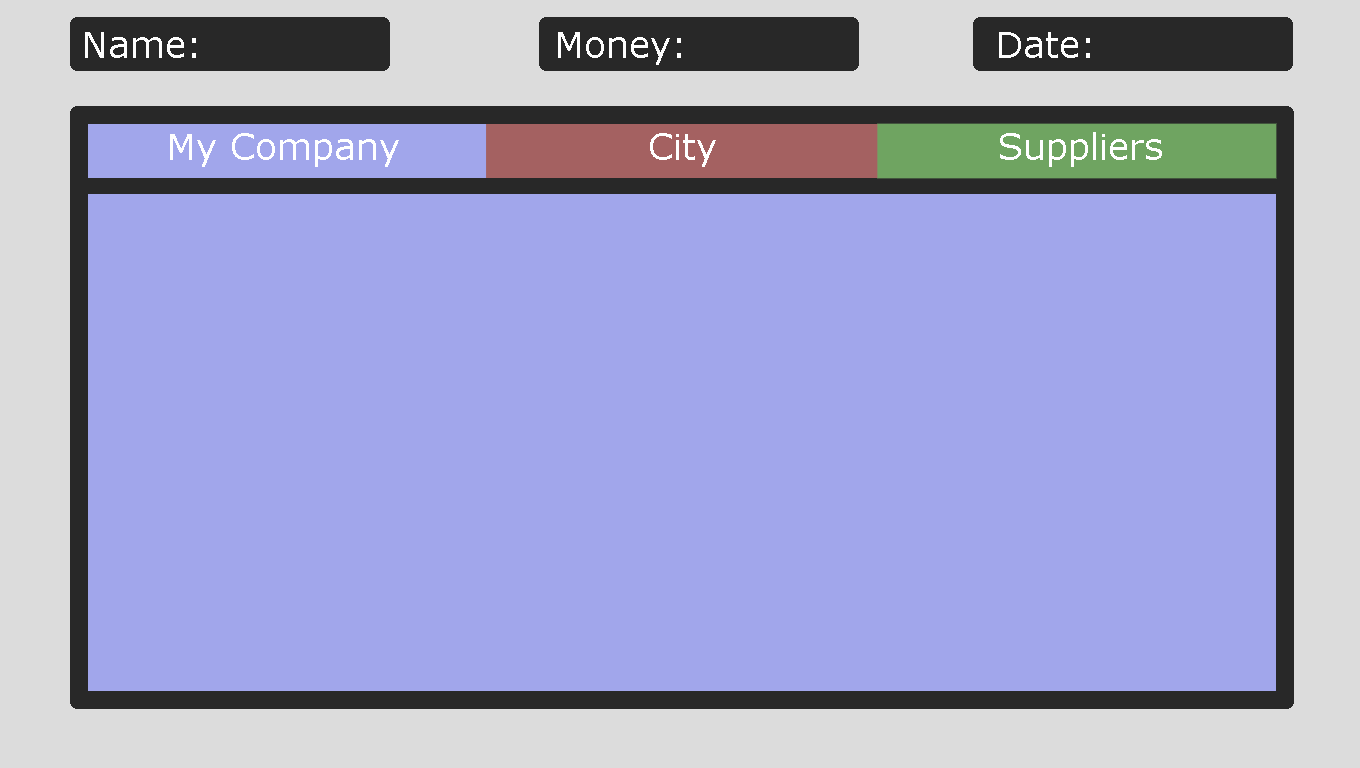
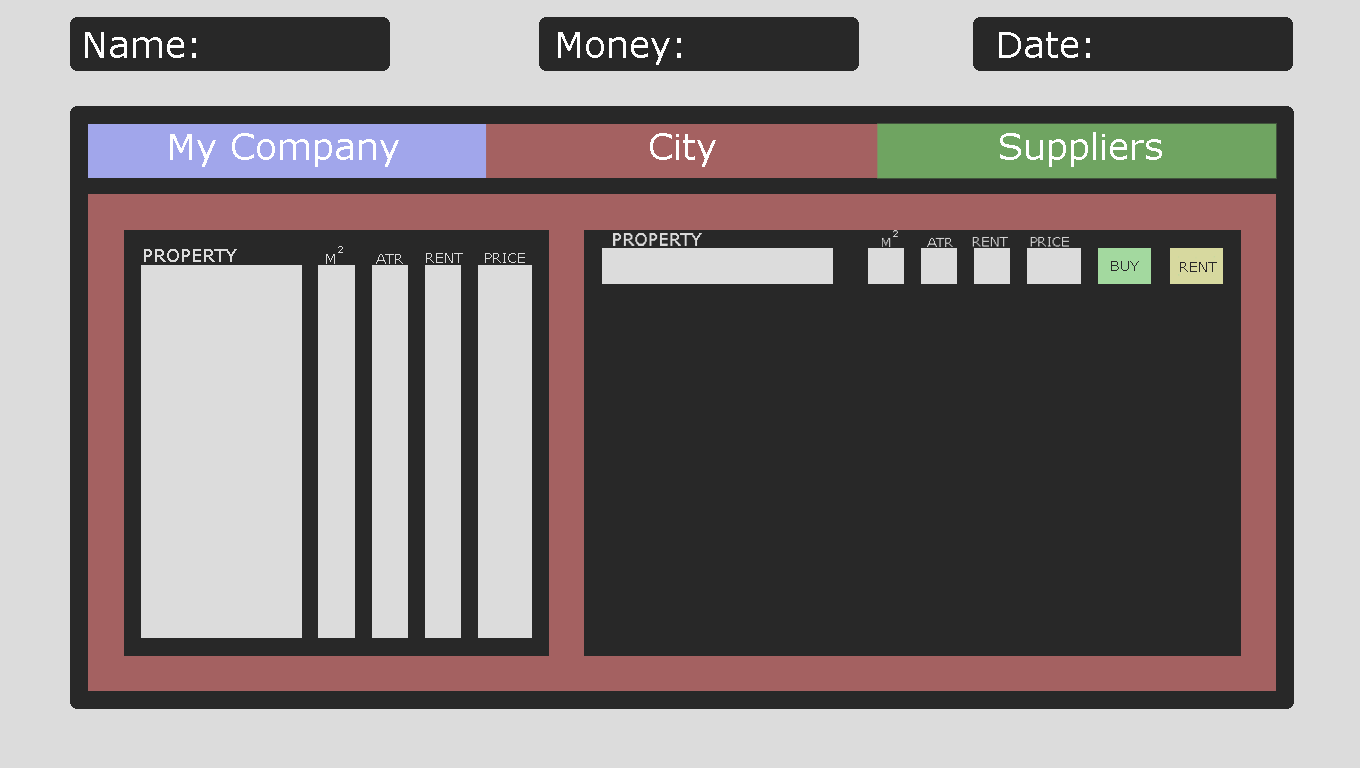
Two versions of the same layered image (1360 × 768). Layer-by-layer changes:
moved "Supplier" into group "Group 3" over [88, 194, 1276, 691]
added group "Group 2" with 8 layers above "Company" over [88, 194, 1276, 691]
added layer "RENT" (1st of 2, in "Group 2") in group "Group 2" over [1170, 248, 1223, 284]
added layer "BUY" in group "Group 2" over [1098, 248, 1151, 284]
added layer "RENT copy" in group "Group 2" over [613, 230, 1069, 247]
added layer "Layer 3" in group "Group 2" over [602, 248, 1081, 284]
added layer "Layer 2" in group "Group 2" over [584, 230, 1241, 656]
added layer "RENT" (2nd of 2, in "Group 2") in group "Group 2" over [144, 246, 833, 284]
added layer "Layer 1" in group "Group 2" over [124, 230, 549, 656]
moved "City" into group "Group 2" over [88, 194, 1276, 691]
moved "Company" (2nd of 2, in "Company") into group "Company" over [88, 194, 1276, 691]
added group "Base" with 3 layers over [88, 194, 1276, 691]
moved "main" into group "Base" over [88, 194, 1276, 691]
moved "Background" into group "Base" over [88, 194, 1276, 691]
